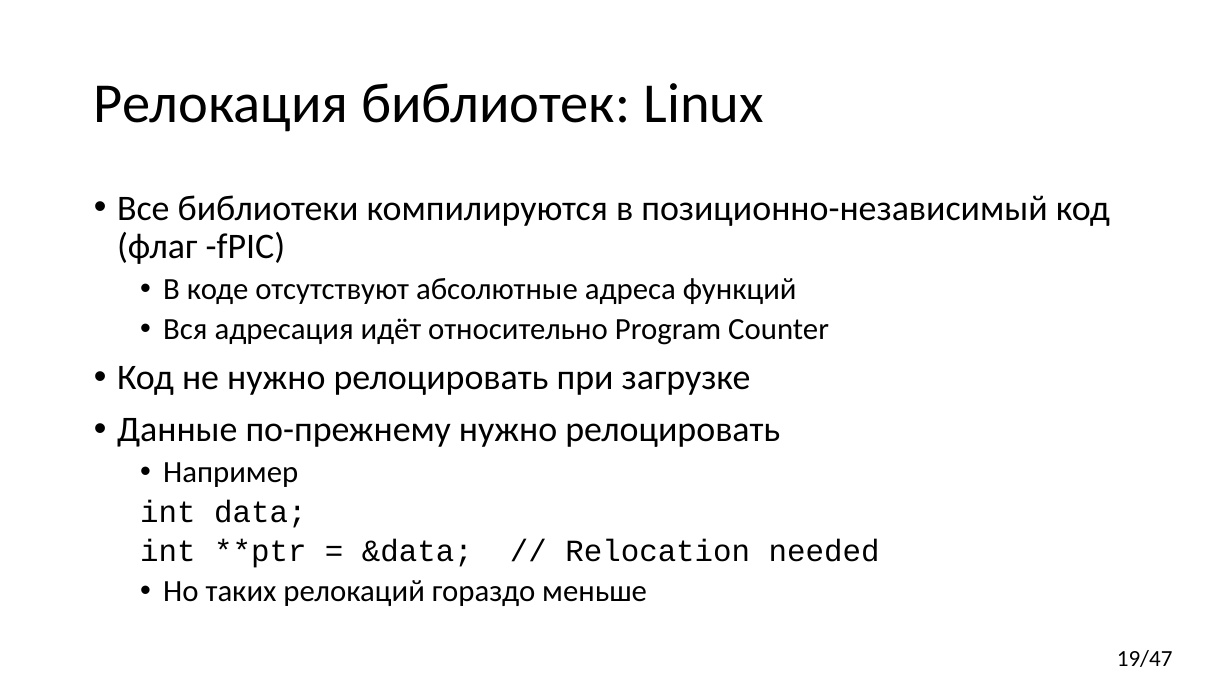
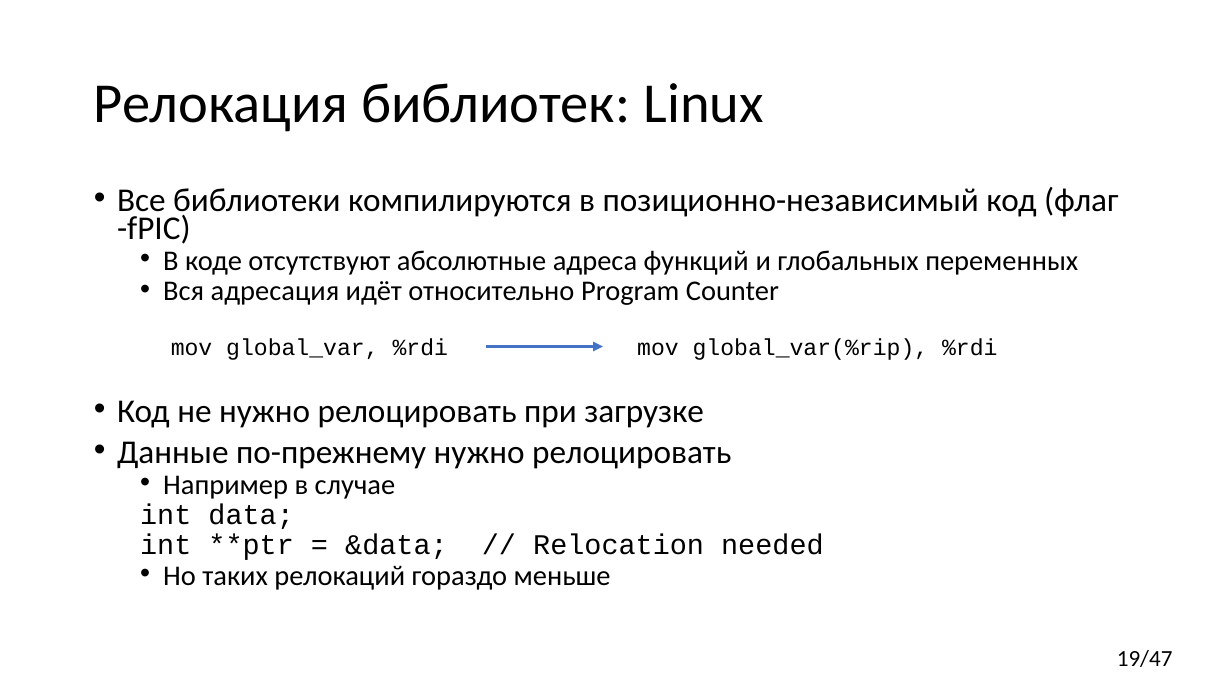
Before and after one commit to yugr/CppRussia, a slide deck: slide 19 of 2024/RU.pptx. Drawn at 1232x693 pixels with LibreOffice and Linux fonts; fonts in the diff are those of the drawing. Boxes give left, top, right and bottom in pixels: in the first picture for what was removed or moved away, otherwise in the second. Text is boxed around its words. In the diff, an @@ line names an element or a change of style, - is before the commit and + after.

```diff
--- a/2024/RU.pptx
+++ b/2024/RU.pptx
@@ text at box(117, 187, 1119, 590): size 28 to 25.9 pt in "Все библиотеки компилируются в позиционно-независимый код (ф ...", "Код не нужно релоцировать при загрузке", "Данные по-прежнему нужно релоцировать"; size 24 to 22.2 pt in "Вся адресация идёт относительно Program Counter", "int data;", "int **ptr = &data; // Relocation needed", "Но таких релокаций гораздо меньше"; line spacing 0.9 to 0.7 @@
@@ text at box(163, 250, 1078, 275): text changed; size 24 to 22.2 pt @@
-  • В коде отсутствуют абсолютные адреса функций
+  • В коде отсутствуют абсолютные адреса функций и глобальных переменных
@@ text added at box(171, 338, 448, 360), 18 pt, text #000000 @@
+mov global_var, %rdi
@@ arrow added from (486, 347) to (603, 347), #4472C4 2.5 pt @@
@@ text added at box(637, 338, 997, 360), 18 pt, text #000000 @@
+mov global_var(%rip), %rdi
@@ text at box(163, 475, 396, 499): text changed; size 24 to 22.2 pt @@
-  • Например
+  • Например в случае
```
Also in this commit, not shown: 9 other slides changed, 1 slide added.
